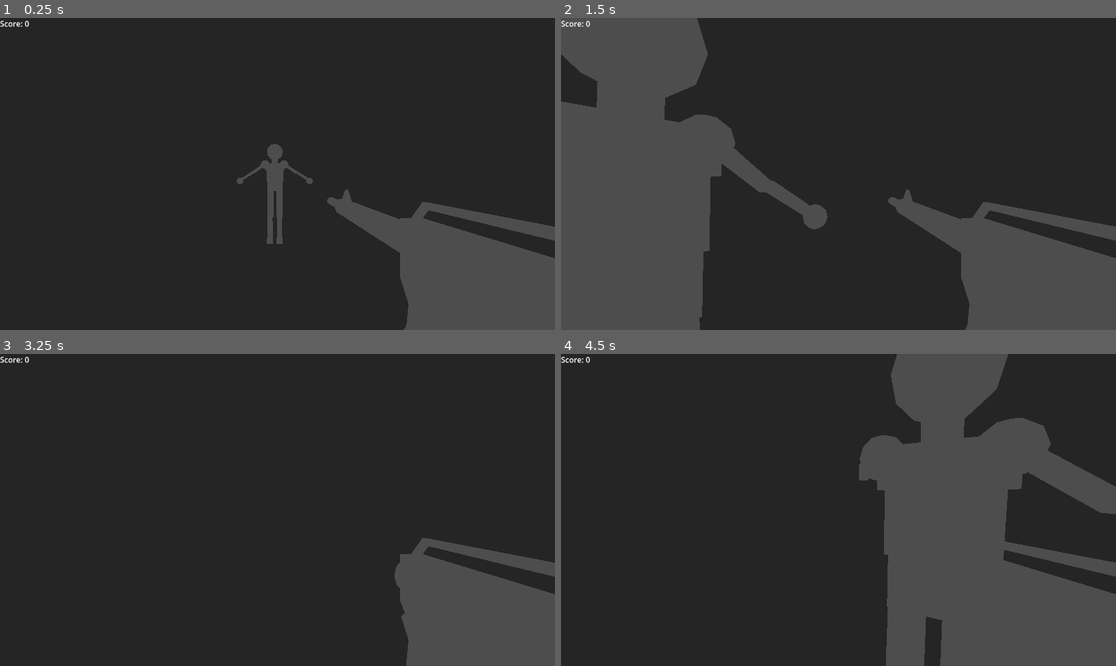
Above: before the commit, frames 1-4 (two rows, left to right).
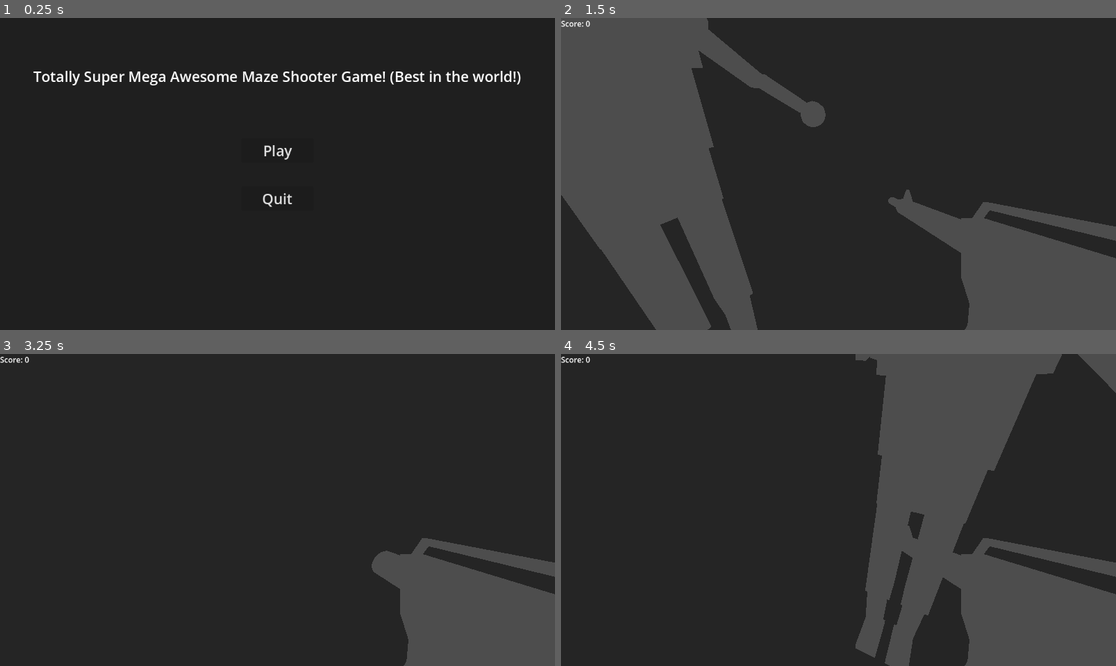
Above: after the commit, the same moments.

Repository: PrestonBrown1/3D-Game
Game: Godot game, scene res://UI/main_menu.tscn
The game is run twice, just before and just after one commit, with the same random seed, the same clock (stepped at 60 frames per second) and the same inputs. Before the commit the project starts from res://game.tscn.
Inputs (mouse positions are in pixels of both pictures, inside the frame that each line leads up to):
- Up to frame 1 (0.25 s): no input
- Up to frame 2 (1.5 s): click (838, 149) at 0.5 s, where only the run after the commit has a clickable "Play"; move the mouse to (866, 174) at 1.27 s; hold W (Forward) from 1.28 s (still down); click (866, 174) at 1.35 s
- Up to frame 3 (3.25 s): keep holding W (Forward); tap Space (Jump) at 1.52, 2.27 s; move the mouse to (249, 510) at 2.02 s; click (249, 510) at 2.1 s; tap Enter at 2.75 s; move the mouse to (288, 503) at 2.77 s; click (288, 503) at 2.85 s
- Up to frame 4 (4.5 s): keep holding W (Forward); tap Space (Jump) at 3.5, 3.77 s; move the mouse to (832, 516) at 3.52 s; click (832, 516) at 3.6 s; move the mouse to (877, 513) at 4.27 s; click (877, 513) at 4.35 s

The runs differ from the first frame. In frame 1, 13% of the frame differs, in the area x 0-100%, y 0-100%; in frame 2, 12%; in frame 3, 0.4%; in frame 4, 12%.

Commit message:
Adding Main Menu

Diff:
--- /dev/null
+++ b/UI/Main Menu.gd
@@ -0,0 +1,9 @@
+extends Control
+
+
+func _on_play_pressed():
+	get_tree().change_scene_to_file("res://game.tscn")
+
+
+func _on_quit_pressed():
+	get_tree().quit()
--- a/hud.tscn
+++ b/UI/hud.tscn
@@ -1,6 +1,6 @@
 [gd_scene load_steps=2 format=3 uid="uid://2fjf4devggx2"]
 
-[ext_resource type="Script" path="res://hud.gd" id="1_tkbk1"]
+[ext_resource type="Script" path="res://UI/hud.gd" id="1_tkbk1"]
 
 [node name="HUD" type="Control"]
 layout_mode = 3
--- /dev/null
+++ b/UI/main_menu.tscn
@@ -0,0 +1,72 @@
+[gd_scene load_steps=2 format=3 uid="uid://ct6myenq80d2f"]
+
+[ext_resource type="Script" path="res://UI/Main Menu.gd" id="1_waoch"]
+
+[node name="Main Menu" type="Control"]
+layout_mode = 3
+anchors_preset = 15
+anchor_right = 1.0
+anchor_bottom = 1.0
+grow_horizontal = 2
+grow_vertical = 2
+script = ExtResource("1_waoch")
+
+[node name="ColorRect" type="ColorRect" parent="."]
+layout_mode = 1
+anchors_preset = 15
+anchor_right = 1.0
+anchor_bottom = 1.0
+grow_horizontal = 2
+grow_vertical = 2
+color = Color(0, 0, 0, 0.588235)
+
+[node name="Label" type="Label" parent="."]
+layout_mode = 1
+anchors_preset = 8
+anchor_left = 0.5
+anchor_top = 0.5
+anchor_right = 0.5
+anchor_bottom = 0.5
+offset_left = -507.0
+offset_top = -224.0
+offset_right = 507.0
+offset_bottom = -179.0
+grow_horizontal = 2
+grow_vertical = 2
+theme_override_font_sizes/font_size = 30
+text = "Totally Super Mega Awesome Maze Shooter Game! (Best in the world!)"
+
+[node name="Play" type="Button" parent="."]
+layout_mode = 1
+anchors_preset = 8
+anchor_left = 0.5
+anchor_top = 0.5
+anchor_right = 0.5
+anchor_bottom = 0.5
+offset_left = -75.0
+offset_top = -74.0
+offset_right = 75.0
+offset_bottom = -24.0
+grow_horizontal = 2
+grow_vertical = 2
+theme_override_font_sizes/font_size = 30
+text = "Play"
+
+[node name="Quit" type="Button" parent="."]
+layout_mode = 1
+anchors_preset = 8
+anchor_left = 0.5
+anchor_top = 0.5
+anchor_right = 0.5
+anchor_bottom = 0.5
+offset_left = -75.0
+offset_top = 26.0
+offset_right = 75.0
+offset_bottom = 76.0
+grow_horizontal = 2
+grow_vertical = 2
+theme_override_font_sizes/font_size = 30
+text = "Quit"
+
+[connection signal="pressed" from="Play" to="." method="_on_play_pressed"]
+[connection signal="pressed" from="Quit" to="." method="_on_quit_pressed"]
--- a/game.tscn
+++ b/game.tscn
@@ -2,7 +2,7 @@
 
 [ext_resource type="PackedScene" uid="uid://bbjroveyyxi1a" path="res://Player/player.tscn" id="1_efxd8"]
 [ext_resource type="PackedScene" uid="uid://cmeqt2d1lnsl5" path="res://Levels/level_1.tscn" id="2_jwf7o"]
-[ext_resource type="PackedScene" uid="uid://2fjf4devggx2" path="res://hud.tscn" id="3_62wf8"]
+[ext_resource type="PackedScene" uid="uid://2fjf4devggx2" path="res://UI/hud.tscn" id="3_62wf8"]
 
 [sub_resource type="Environment" id="Environment_pdvut"]
 
--- a/project.godot
+++ b/project.godot
@@ -11,7 +11,7 @@
 [application]
 
 config/name="3d-game"
-run/main_scene="res://game.tscn"
+run/main_scene="res://UI/main_menu.tscn"
 config/features=PackedStringArray("4.1", "Forward Plus")
 config/icon="res://icon.svg"
 
Renamed: hud.gd -> UI/hud.gd
